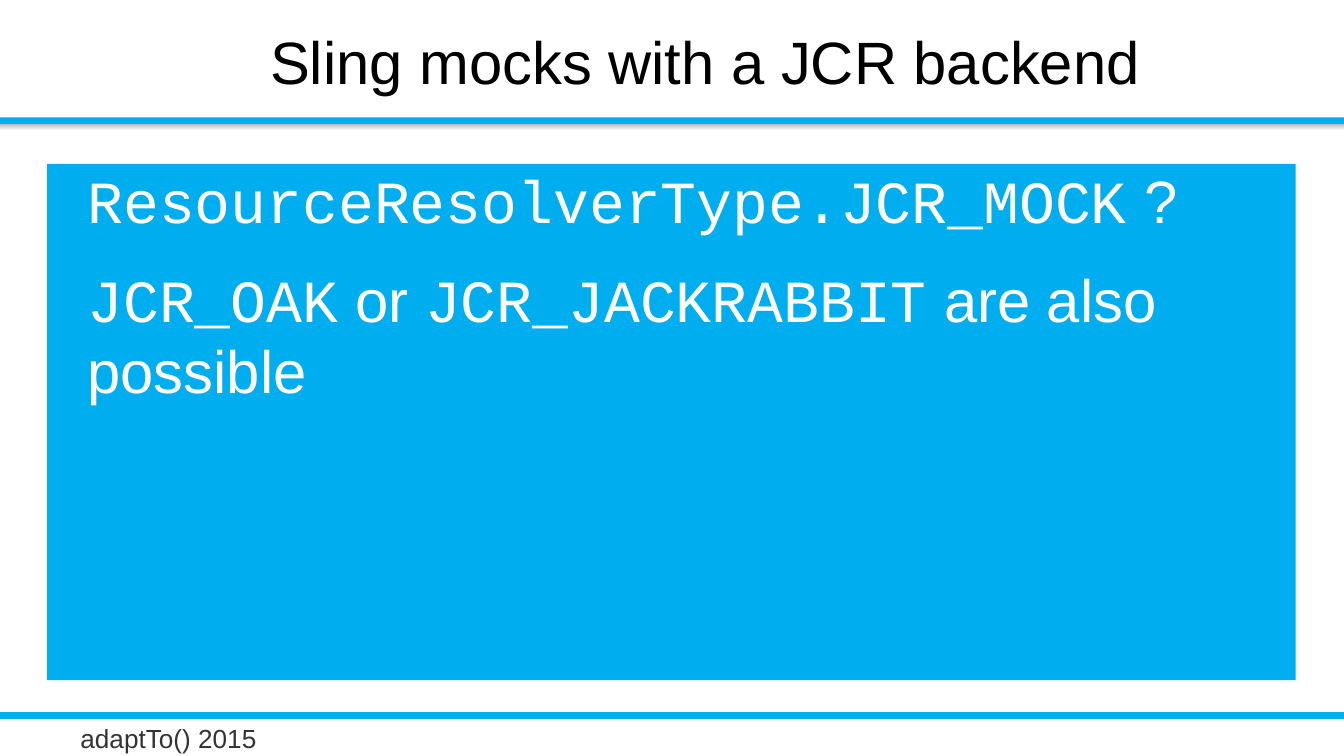
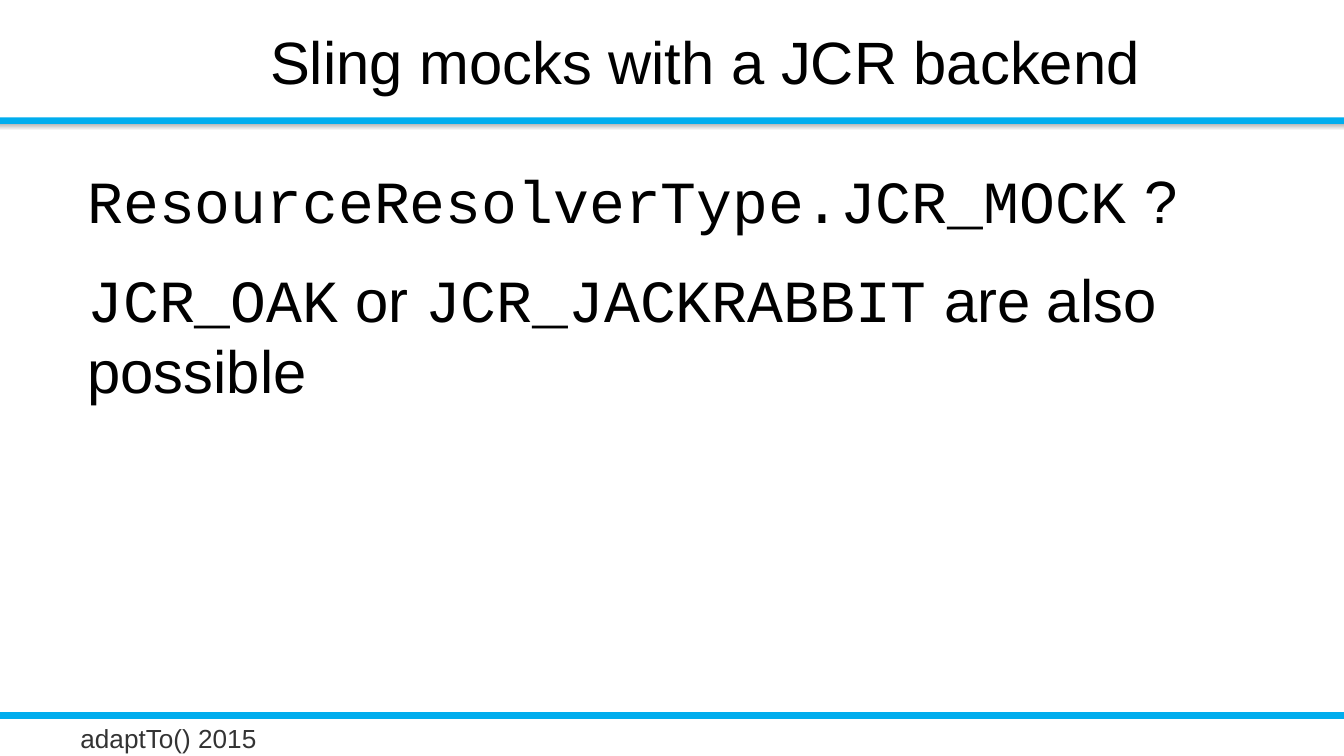
Before and after one commit to rombert/talks, a slide deck: slide 25 of adaptTo2015/How_Do_I_Test_My_Sling_Application-Robert_Munteanu.odp. Drawn at 1344x756 pixels with LibreOffice and Linux fonts; fonts in the diff are those of the drawing; background and template pictures are left out. Boxes give left, top, right and bottom in pixels: in the first picture for what was removed or moved away, otherwise in the second. Text is boxed around its words. In the diff, an @@ line names an element or a change of style, - is before the commit and + after.

Commit message:
adaptTo 2015: fix slides layout for content pages
I noticed that LibreOffice ( 5.1.2 ) incorrectly displayed the content
master slides. In PowerPoint ( 2010 ) the text is just regular black on
white,
while in LibreOffice it is shown with white color on a blue rectangle
background.

```diff
--- a/adaptTo2015/How_Do_I_Test_My_Sling_Application-Robert_Munteanu.odp
+++ b/adaptTo2015/How_Do_I_Test_My_Sling_Application-Robert_Munteanu.odp
@@ text "ResourceResolverType.JCR_MOCK ?": place and size @@
-text "ResourceResolverType.JCR_MOCK ?" at bbox=[47, 164, 1296, 680]
+text "ResourceResolverType.JCR_MOCK ?" at bbox=[87, 180, 1157, 405]
@@ text "ResourceResolverType.JCR_MOCK ?" at bbox=[87, 180, 1157, 405]: text colour #FFFFFF to #000000; fill #00ADEE to none @@
```
Also in this commit, not shown: 23 other slides changed, 1 other file.
